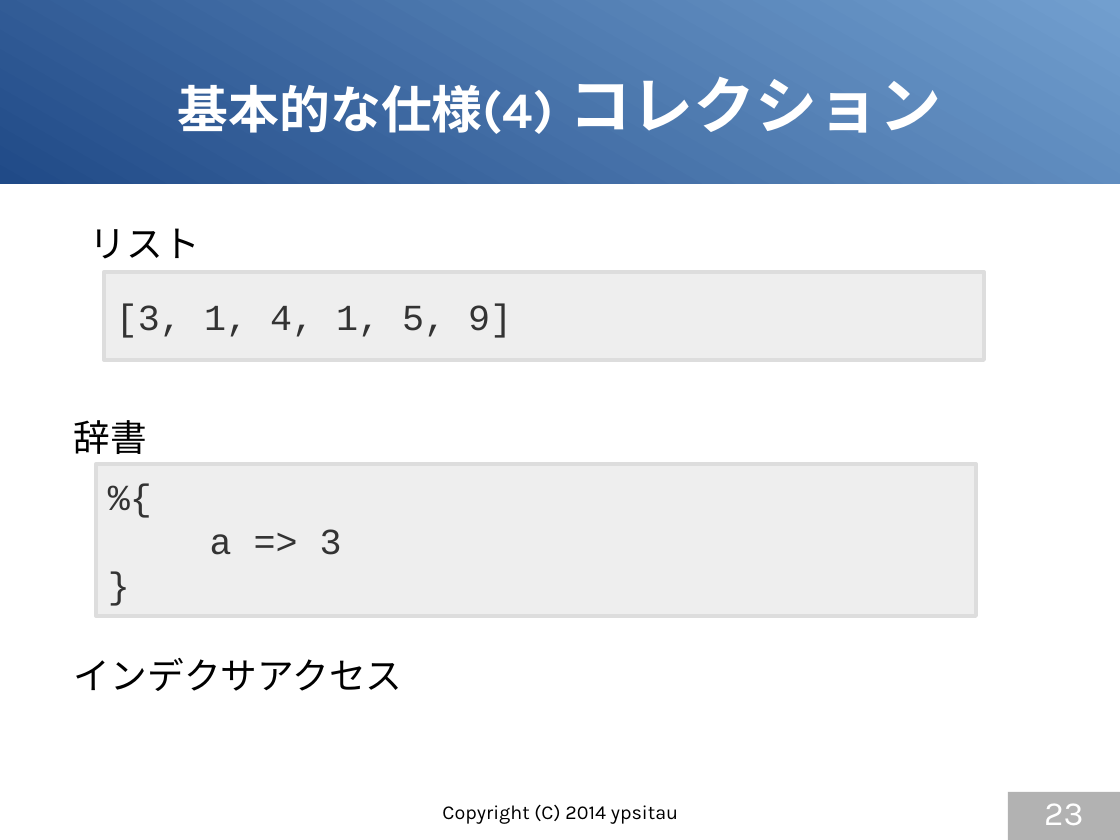
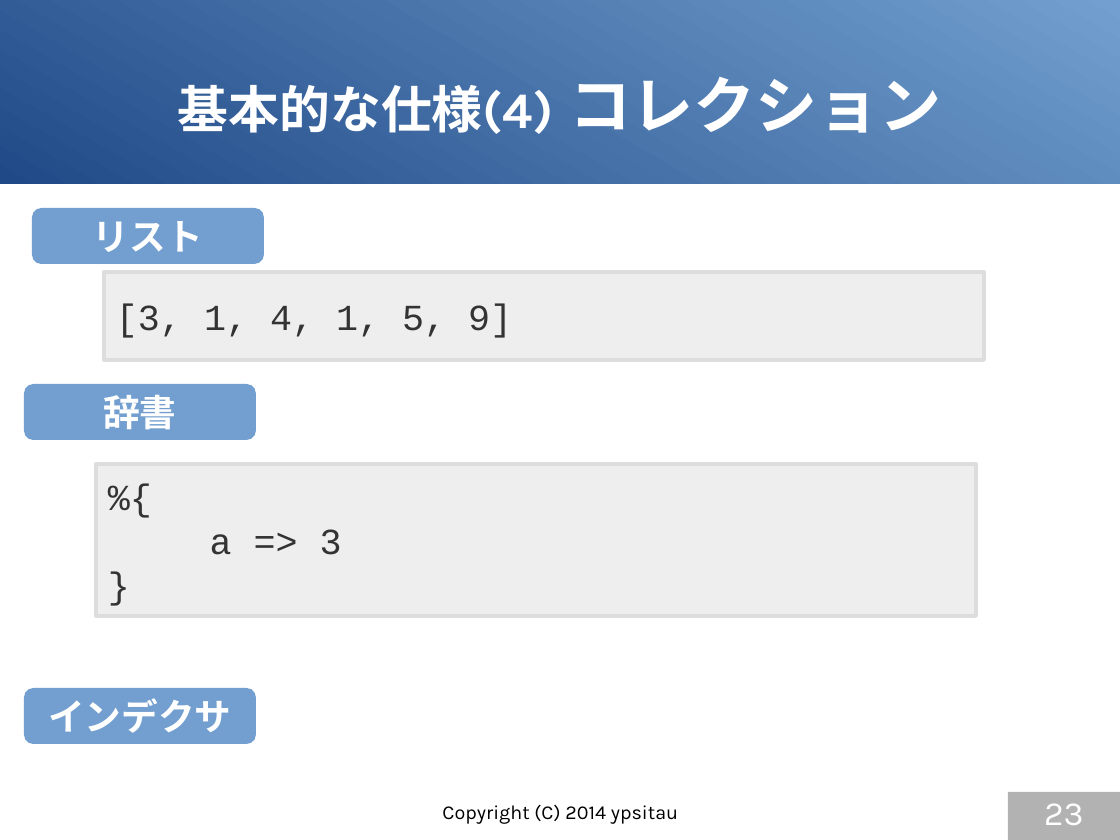
Before and after one commit to gura-lang/gura-doc, a slide deck: slide 23 of presentation/gura-introduction.odp. Drawn at 1120x840 pixels with LibreOffice and Linux fonts; fonts in the diff are those of the drawing. Boxes give left, top, right and bottom in pixels: in the first picture for what was removed or moved away, otherwise in the second. Text is boxed around its words. In the diff, an @@ line names an element or a change of style, - is before the commit and + after.

```diff
--- a/presentation/gura-introduction.odp
+++ b/presentation/gura-introduction.odp
@@ rounded rectangle "リスト": place and size @@
-rounded rectangle "リスト" at (90,228,200,259)
+rounded rectangle "リスト" at (32,208,263,264)
@@ rounded rectangle "リスト" at (32,208,263,264): text colour #000000 to #FFFFFF, bold on; alignment left to centre; vertical alignment top to middle; fill none to #729FCF @@
@@ rounded rectangle "辞書" at (24,384,256,440): text colour #000000 to #FFFFFF, bold on; alignment left to centre; vertical alignment top to middle; fill none to #729FCF @@
@@ rounded rectangle "辞書": place and size @@
-rounded rectangle "辞書" at (74,420,147,454)
+rounded rectangle "辞書" at (24,384,256,440)
@@ rounded rectangle "インデクサ": place and size @@
-rounded rectangle "インデクサ" at (74,658,402,691)
+rounded rectangle "インデクサ" at (24,688,256,744)
@@ rounded rectangle "インデクサ" at (24,688,256,744): vertical alignment top to middle; fill none to #729FCF @@
@@ text in rounded rectangle at (48,698,231,733): text changed; text colour #000000 to #FFFFFF; bold on @@
-インデクサアクセス
+インデクサ
```
Also in this commit, not shown: 9 other slides changed, 2 slides added.
